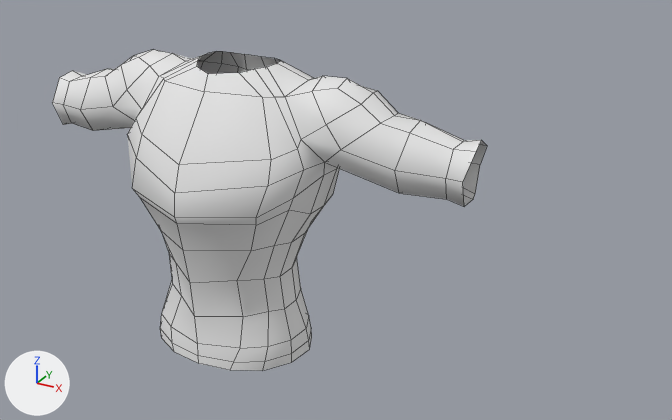
One commit to the FBX model Assets/Models/shirt.fbx: the scene before it, then after it.
Rendered twice from a 50 mm lens placed at (1.132, -1.516, 2.313), pointed at (0.189, 0.198, 1.456). The axes (+X, +Y, +Z) are drawn at lower left. The lights are the same throughout. Mesh edges are drawn as thin lines. Where no turn or scale is listed for an object, it has been applied to the vertices.

Names of what the first picture shows: 'Gambeson'.
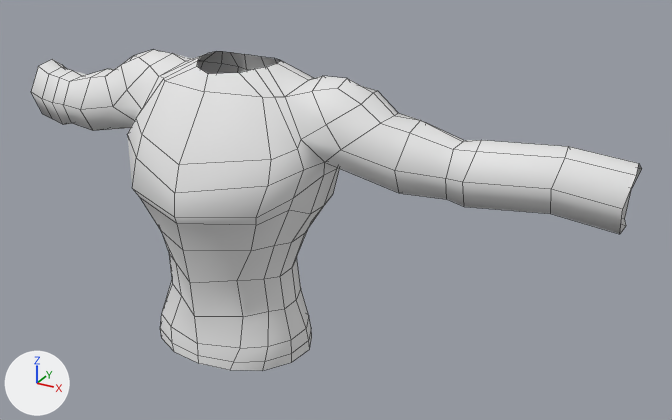
Where the change shows, as pixel boxes [x1, y1, x2, y2] in the pictures (672 x 420 px):
'Gambeson', reshaped (40% wider)
    before: [52, 50, 487, 371]
    after: [31, 50, 642, 371]
part 1 of me_circle_001, added
    after: [463, 140, 642, 234]
part 2 of me_circle_001, added
    after: [31, 59, 72, 124]

The change, as a list of edits to the scene's bpy script:
```text
Change me_circle_001:
    where me_circle_001.from_pydata(...)  # 282 vertices, 259 faces; spans x -0.546..0.546, y -0.144..0.205, z 1.128..1.805
    verts and faces of me_circle_001; kept vertices keep their numbers, new ones are numbered from 282
    me_circle_001 part 1
    add verts[282] = (0.704, 0.168, 1.585)
    add verts[283] = (0.702, 0.123, 1.586)  # pixel (550, 213)
    add verts[284] = (0.691, 0.212, 1.579)
    add verts[285] = (0.708, 0.181, 1.706)  # pixel (568, 146)
    add verts[286] = (0.714, 0.14, 1.697)  # pixel (564, 157)
    add verts[287] = (0.71, 0.212, 1.685)
    add verts[288] = (0.694, 0.224, 1.638)
    add verts[289] = (0.705, 0.099, 1.646)  # pixel (551, 188)
    add verts[290] = (0.831, 0.205, 1.556)  # pixel (626, 225)
    add verts[291] = (0.829, 0.159, 1.557)  # pixel (619, 234)
    add verts[292] = (0.818, 0.252, 1.549)  # pixel (624, 218)
    add verts[293] = (0.835, 0.218, 1.682)  # pixel (638, 163)
    add verts[294] = (0.842, 0.176, 1.673)  # pixel (636, 175)
    add verts[295] = (0.837, 0.251, 1.66)  # pixel (641, 168)
    add verts[296] = (0.821, 0.264, 1.612)  # pixel (631, 188)
    add verts[297] = (0.833, 0.134, 1.62)  # pixel (622, 208)
    add faces += [(132, 287, 288, 133), (128, 283, 289, 134), (129, 133, 288, 284), (130, 131, 286, 285), (130, 285, 287, 132), (131, 134, 289, 286)]
    add faces += [(120, 129, 284, 282), (120, 282, 283, 128), (283, 291, 297, 289), (282, 290, 291, 283), (284, 288, 296, 292), (285, 293, 295, 287)]
    add faces += [(287, 295, 296, 288), (282, 284, 292, 290), (286, 289, 297, 294), (285, 286, 294, 293)]
    me_circle_001 part 2
    add verts[298] = (-0.653, 0.227, 1.545)
    add verts[299] = (-0.652, 0.181, 1.546)  # pixel (52, 119)
    add verts[300] = (-0.64, 0.273, 1.538)
    add verts[301] = (-0.658, 0.24, 1.671)  # pixel (61, 67)
    add verts[302] = (-0.664, 0.198, 1.662)  # pixel (48, 74)
    add verts[303] = (-0.659, 0.273, 1.649)
    add verts[304] = (-0.643, 0.285, 1.601)
    add verts[305] = (-0.655, 0.156, 1.609)  # pixel (41, 98)
    add verts[306] = (-0.771, 0.31, 1.519)
    add verts[307] = (-0.769, 0.258, 1.52)  # pixel (42, 114)
    add verts[308] = (-0.757, 0.362, 1.512)
    add verts[309] = (-0.776, 0.325, 1.66)  # pixel (52, 59)
    add verts[310] = (-0.783, 0.278, 1.649)  # pixel (38, 66)
    add verts[311] = (-0.778, 0.361, 1.635)  # pixel (62, 64)
    add verts[312] = (-0.76, 0.375, 1.581)
    add verts[313] = (-0.773, 0.23, 1.59)  # pixel (30, 91)
    add faces += [(277, 301, 302, 278), (277, 279, 303, 301), (279, 280, 304, 303), (267, 298, 300, 276), (267, 275, 299, 298), (278, 302, 305, 281)]
    add faces += [(275, 281, 305, 299), (276, 300, 304, 280), (303, 304, 312, 311), (298, 306, 308, 300), (302, 310, 313, 305), (301, 309, 310, 302)]
    add faces += [(299, 305, 313, 307), (298, 299, 307, 306), (300, 308, 312, 304), (301, 303, 311, 309)]
```
